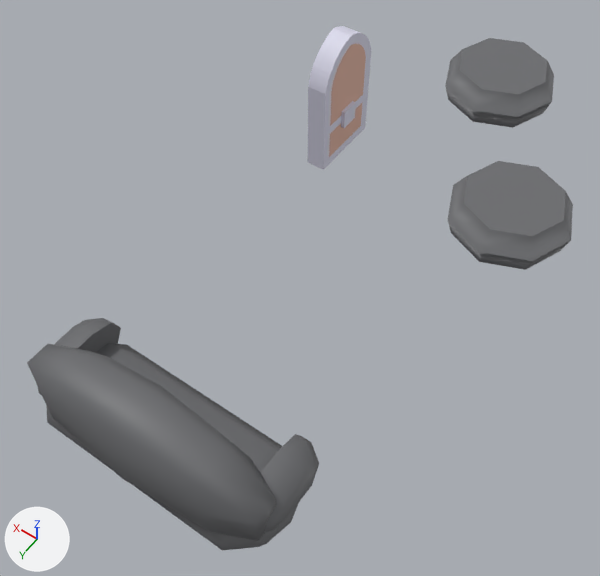
One commit to the FBX model models/couch.fbx: the scene before it, then after it.
Before and after are seen from a camera (50 mm lens) standing at (-5.28, 5.42, 3.02) and looking at (-3.94, 3.56, 0.09). Lighting does not change. The marker at lower left points along +X, +Y and +Z. Where no turn or scale is listed for an object, it has been applied to the vertices. Vertices at the same position are counted once.

In view in the first picture: 'mergedBlocks'.
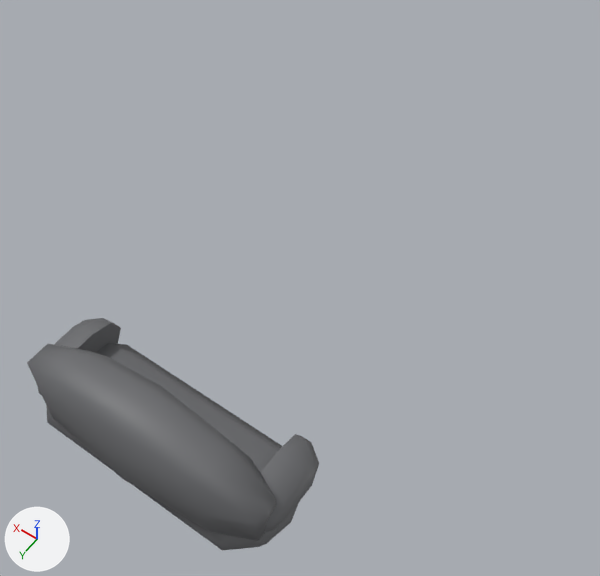
Changed parts and their boxes [x1, y1, x2, y2] in the pictures (600 x 576 px):
'mergedBlocks', reshaped (46% narrower, 56% shorter): before [27, 26, 573, 550]; after [27, 318, 319, 550]
part 1 of me_mesh, deleted: before [308, 26, 371, 170]
part 2 of me_mesh, deleted: before [445, 38, 554, 128]
part 3 of me_mesh, deleted: before [448, 161, 573, 270]

The change, as a list of edits to the scene's bpy script:
```text
Change me_mesh:
    where me_mesh.from_pydata(...)  # 354 vertices, 692 faces; spans x -4.81..-3.37, y 1.42..4.72, z -0.03..0.7
    used by ob_mergedblocks; location = (0.0, 0.0, 0.0)
    remove me_mesh.materials.append(mat_stonelight_clone)  # white #dbdaec
    remove me_mesh.materials.append(mat_wood_clone)  # beige #e0b29f
    me_mesh part 1: the loose piece of 148 vertices spanning x -3.57..-3.43, y 2.4..2.8, z 0.0..0.7 is deleted
    me_mesh part 2: the loose piece of 24 vertices spanning x -4.31..-3.69, y 1.42..2.04, z 0.0..0.2 is deleted
    me_mesh part 3: the loose piece of 24 vertices spanning x -4.81..-4.19, y 2.29..2.91, z 0.0..0.2 is deleted
    remove me_mesh.materials.append(mat_defaultmat_clone)  # white #f8faff
```
